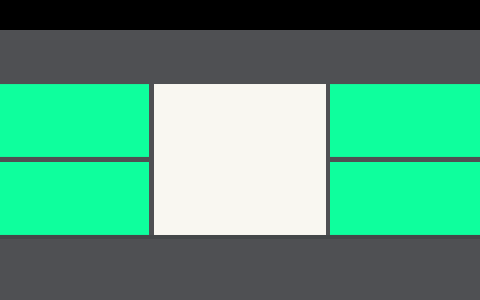
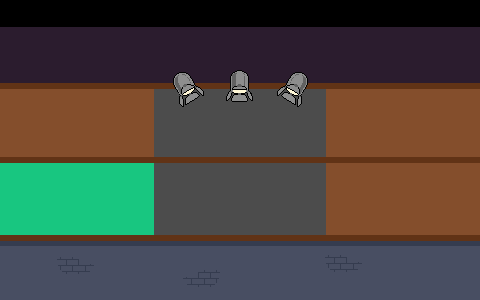
Comparing the layer stacks of the two w=480, h=300 images. Changes:
renamed "Layer 5" to "Layer 4", painted on it over [left=0, top=239, right=480, bottom=300]
renamed "Layer 6" to "Layer 7", moved it into group "curtain", painted on it over [left=0, top=84, right=480, bottom=161]
moved "Layer 3" into group "curtain", painted on it over [left=0, top=84, right=480, bottom=235]
removed layer "Layer 2" over [left=154, top=84, right=326, bottom=235]
renamed "Layer 7" to "Layer 5 copy", moved it into group "top curtain", painted on it over [left=0, top=27, right=480, bottom=235]
renamed "Rectangle 1" to "Layer 5", moved it into group "top curtain", painted on it over [left=0, top=27, right=480, bottom=96]
added group "spotlight" with 6 layers above "walls and floors" over [left=147, top=70, right=332, bottom=235]
added layer "Layer 41 copy" in group "spotlight" over [left=173, top=70, right=308, bottom=107]
added group "walls and floors" with 8 layers over [left=0, top=27, right=480, bottom=300]
added layer "Layer 26" in group "walls and floors" over [left=0, top=83, right=480, bottom=241]
added layer "Layer 24" in group "walls and floors" over [left=0, top=85, right=480, bottom=237]
added layer "Layer 29" in group "walls and floors" over [left=57, top=255, right=362, bottom=287]
added layer "Layer 28" in group "walls and floors" over [left=0, top=238, right=480, bottom=246]
added layer "Layer 31" in group "walls and floors" over [left=152, top=84, right=328, bottom=239]
added layer "Layer 27" in group "walls and floors" over [left=0, top=229, right=480, bottom=300]
added layer "Layer 30" in group "walls and floors" over [left=0, top=27, right=480, bottom=100]
moved "Layer 1" into group "walls and floors", painted on it over [left=0, top=27, right=480, bottom=300]
